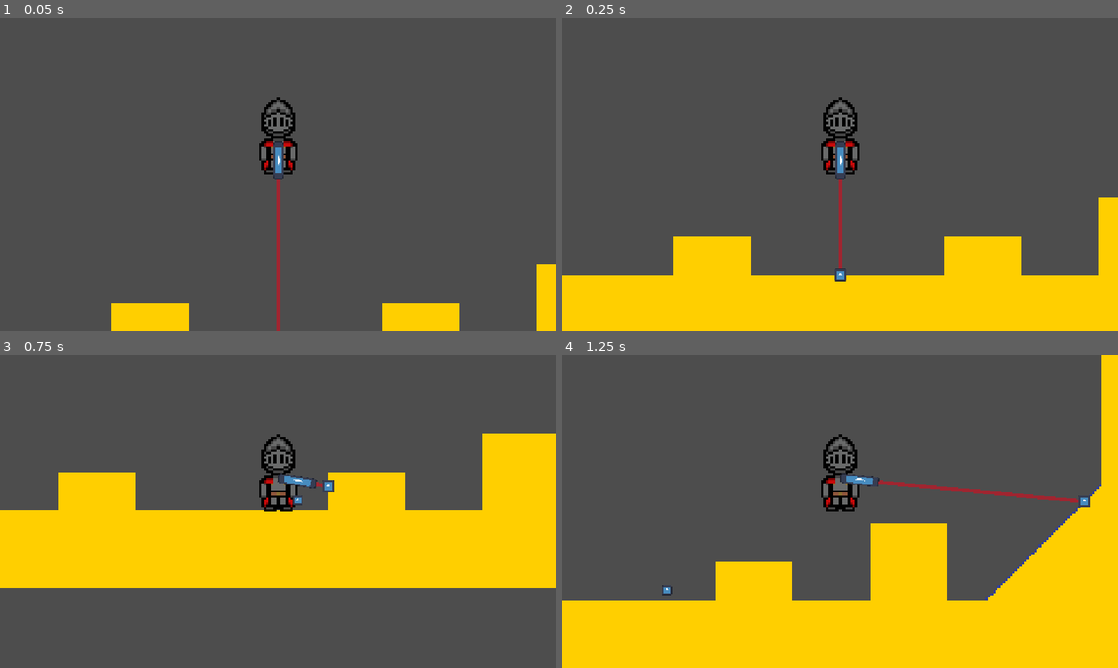
Above: before the commit, frames 1-4 (two rows, left to right).
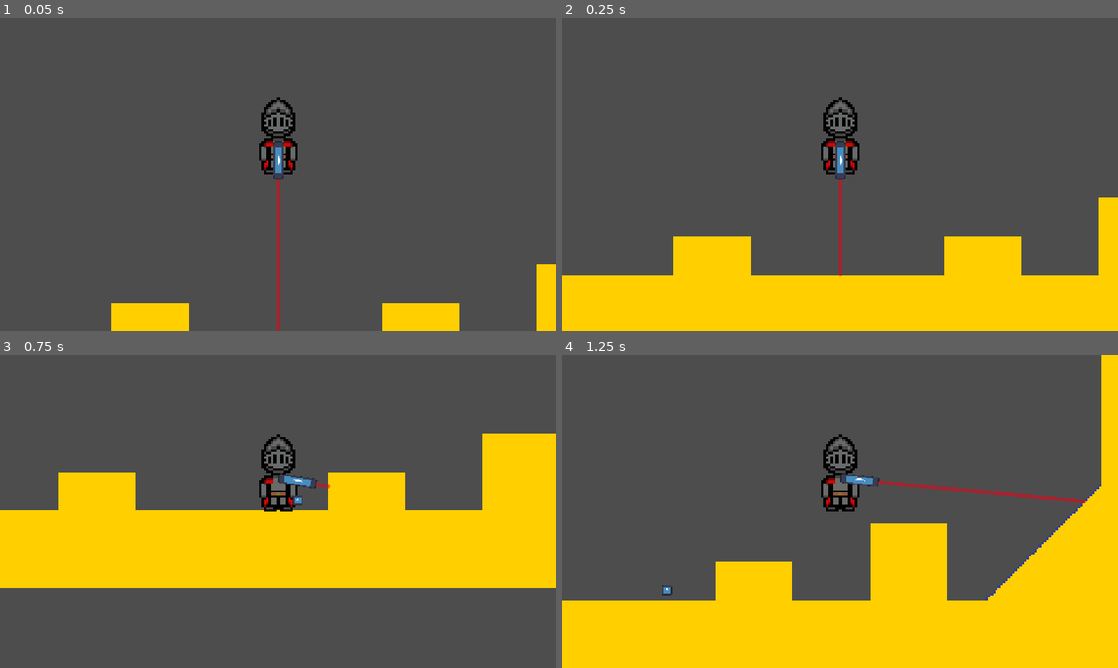
Above: after the commit, the same moments.

Repository: ChaosWaffle1/AIMBOT
Game: Godot game, scene res://scenes/test_level.tscn
The game is run twice, just before and just after one commit, with the same random seed, the same clock (stepped at 60 frames per second) and the same inputs. This scene is started directly instead of the project's main scene. The engine's default icon, where the game draws it, is replaced by a stand-in: a white triangle on a blue panel in a dark square.
Inputs (mouse positions are in pixels of both pictures, inside the frame that each line leads up to):
- Up to frame 1 (0.05 s): no input
- Up to frame 2 (0.25 s): no input
- Up to frame 3 (0.75 s): move the mouse to (400, 495) at 0.52 s; press the mouse at (400, 495) at 0.53 s; hold D (right) from 0.53 s (still down)
- Up to frame 4 (1.25 s): keep holding D (right); tap W (jump) at 0.77 s

Frame 1 is identical in both runs. In frame 2, less than 0.1% of the frame differs, in the area x 49-52%, y 80-85%; in frame 3, less than 0.1%; in frame 4, less than 0.1%.

Commit message:
fixed weird merge conflict

Diff:
--- /dev/null
+++ b/scenes/bullet_path.tscn
@@ -0,0 +1,14 @@
+[gd_scene load_steps=2 format=3 uid="uid://dveaf7k64cejk"]
+
+[ext_resource type="Script" uid="uid://uyv1yg5a57m4" path="res://scripts/bullet_path.gd" id="1_6pjp0"]
+
+[node name="BulletPath" type="Node2D"]
+script = ExtResource("1_6pjp0")
+
+[node name="Dummy" type="RayCast2D" parent="."]
+target_position = Vector2(300, 0)
+
+[node name="DebugPath" type="Line2D" parent="."]
+visible = false
+width = 2.0
+default_color = Color(1, 0, 1, 1)
--- a/scenes/gun.tscn
+++ b/scenes/gun.tscn
@@ -14,6 +14,7 @@
 end_cap_mode = 2
 
 [node name="CollisionPoint" type="Sprite2D" parent="."]
+visible = false
 scale = Vector2(0.04, 0.04)
 texture = ExtResource("1_gp53h")
 
--- /dev/null
+++ b/scripts/bullet_path.gd
@@ -0,0 +1,39 @@
+class_name BulletPath
+extends Node2D
+
+@export_range(0,10,1,"or_greater") var bounces: int
+@export_range(0,100) var cast_radius: int = 300
+@export var debug_path_enabled: bool
+
+@onready var debug_path = $DebugPath
+
+var enabled: bool = true
+
+func _ready():
+	if debug_path_enabled:
+		debug_path.visible = true
+	else:
+		debug_path.visible = false
+
+
+func _physics_process(delta: float) -> void:
+	if enabled:
+		print("firing ray")
+		fire()
+	enabled = false
+
+func fire():
+	var ray = RayCast2D.new()
+	add_child(ray)
+	ray.enabled = true
+	ray.target_position = Vector2(cast_radius,0)
+	ray.force_raycast_update() #needed since it is created outside of physics process
+	if ray.is_colliding():
+		print("hit")
+		var source = ray.global_position
+		var hit = ray.get_collision_point()
+
+		debug_path.add_point(source)
+		debug_path.add_point(hit)
+	else:
+		print("miss")
Not shown: 1 places in scenes/scroll_notes.tscn that only renumber resources
Not shown, added: scripts/bullet_path.gd.uid
